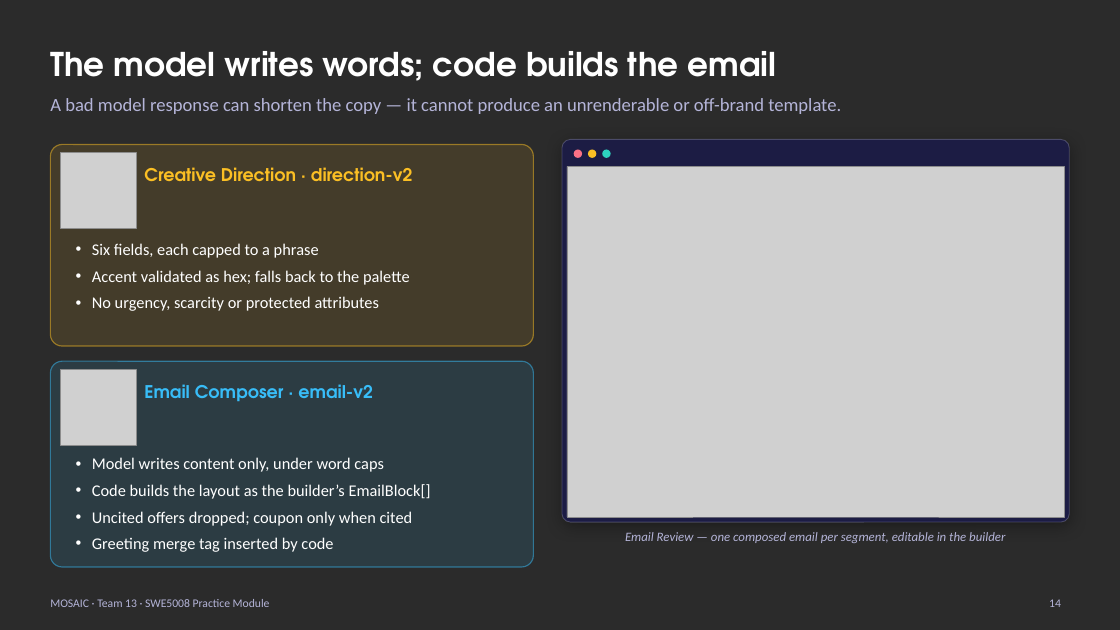
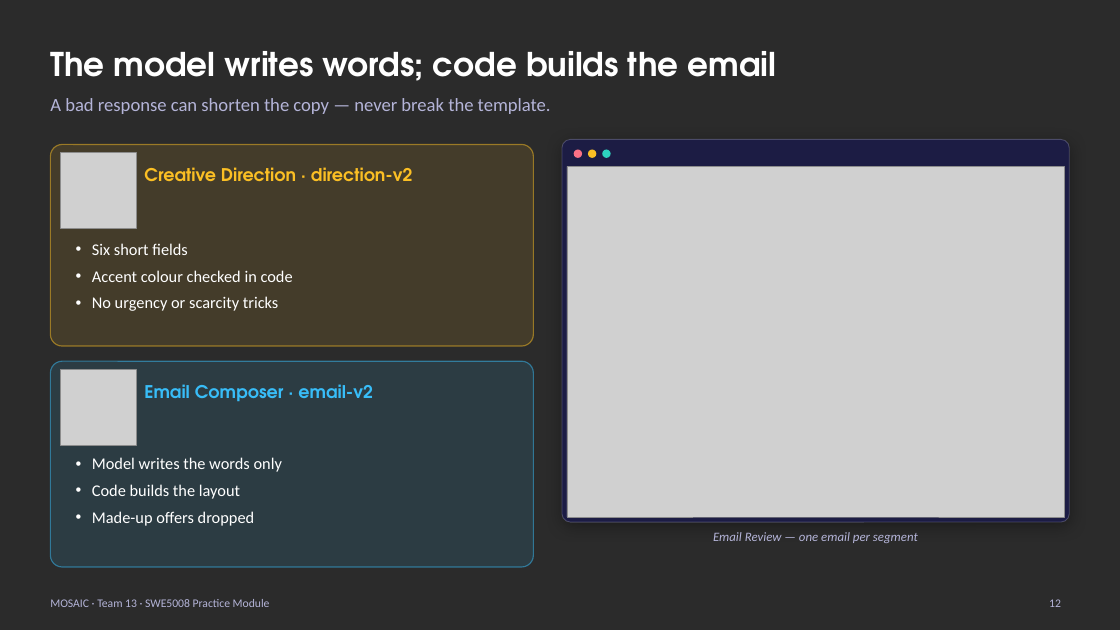
Before and after one commit to bearly-profitable/NUS-ISS-SWE5008-TEAM13-MOSAIC, a slide deck: slide 12 of docs/Team13_MOSAIC_Presentation.pptx (slide 14 before the commit). Drawn at 1120x630 pixels with LibreOffice and Linux fonts; fonts in the diff are those of the drawing; grey boxes stand for pictures; background and template pictures are left out; a plain dark background stands for a picture behind light text. Boxes give left, top, right and bottom in pixels: in the first picture for what was removed or moved away, otherwise in the second. Text is boxed around its words. In the diff, an @@ line names an element or a change of style, - is before the commit and + after.

```diff
--- a/docs/Team13_MOSAIC_Presentation.pptx
+++ b/docs/Team13_MOSAIC_Presentation.pptx
@@ text at bbox=[50, 98, 551, 114]: text changed @@
-A bad model response can shorten the copy — it cannot produce an unrenderable or off-brand template.
+A bad response can shorten the copy — never break the template.
@@ text at bbox=[92, 243, 293, 311]: text changed @@
-• Six fields, each capped to a phrase
-• Accent validated as hex; falls back to the palette
-• No urgency, scarcity or protected attributes
+• Six short fields
+• Accent colour checked in code
+• No urgency or scarcity tricks
@@ text at bbox=[92, 457, 282, 526]: text changed @@
-• Model writes content only, under word caps
-• Code builds the layout as the builder’s EmailBlock[]
-• Uncited offers dropped; coupon only when cited
-• Greeting merge tag inserted by code
+• Model writes the words only
+• Code builds the layout
+• Made-up offers dropped
@@ text at bbox=[713, 532, 918, 543]: text changed @@
-Email Review — one composed email per segment, editable in the builder
+Email Review — one email per segment
@@ page number at bbox=[1049, 599, 1061, 607]: text changed @@
-14
+12
```
Also in this commit, not shown: 7 other slides changed, 2 slides removed, 9 other files.
